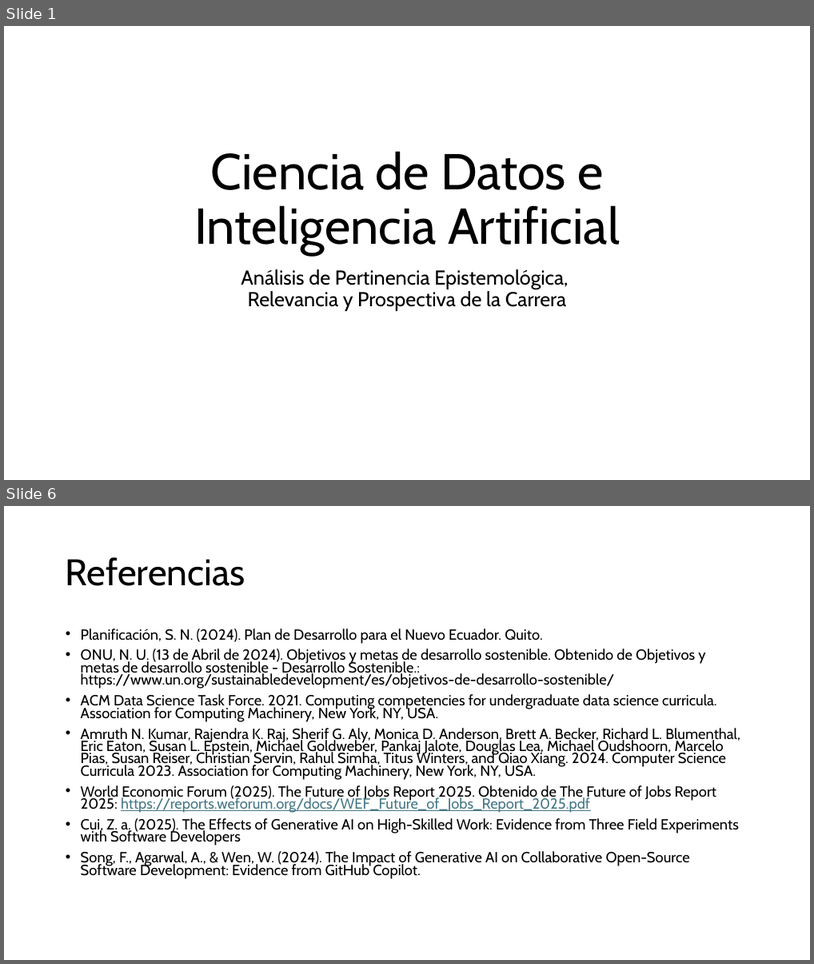
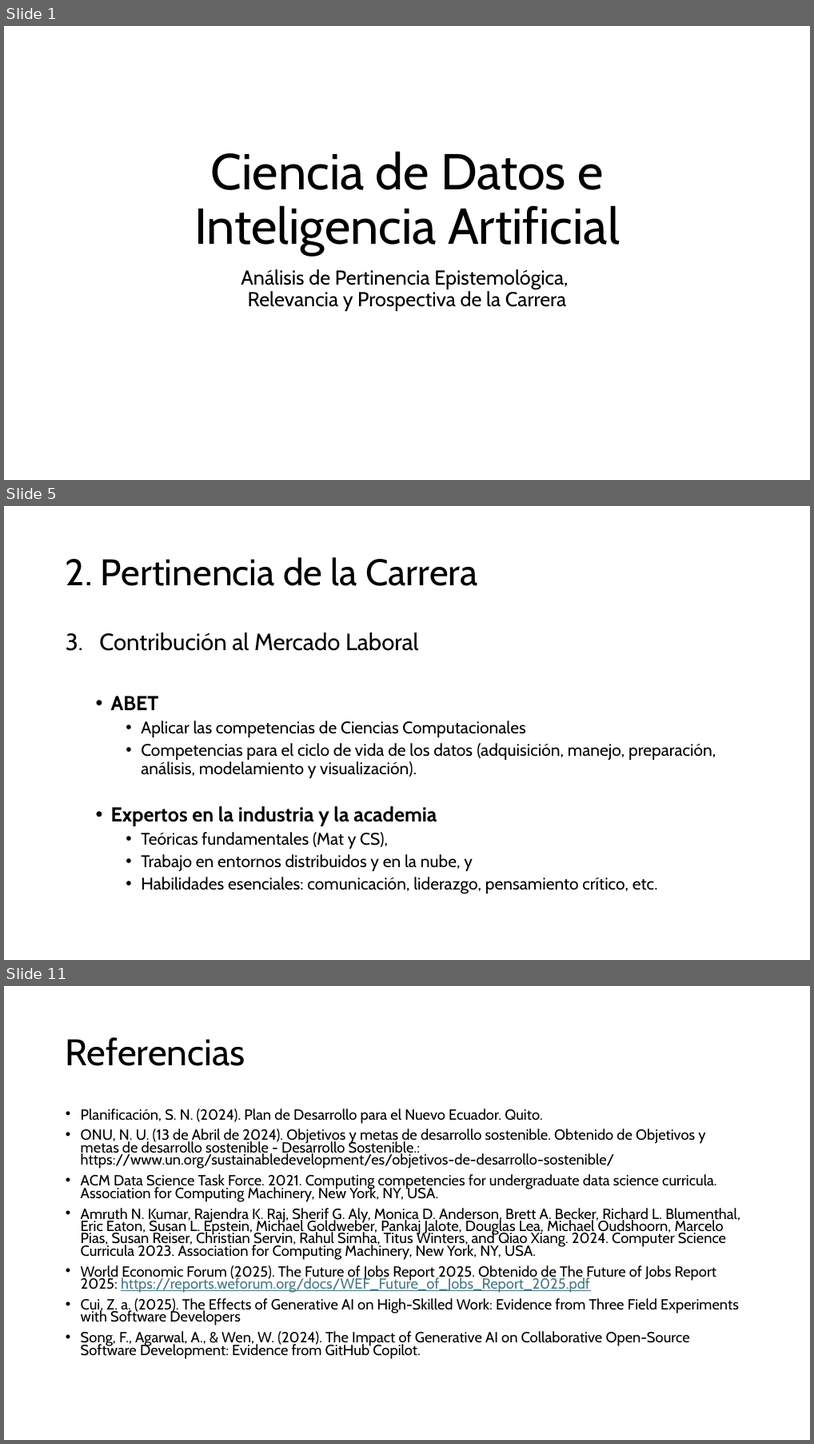
Before and after one commit to aavendan/cdia, a slide deck: 03 Presentación.pptx. Shown one above the other, each under a label of ours: slides 1 and 6 before the commit, slides 1, 5 and 11 after it; the slides between them are not shown. The pictures are 814x964 and 814x1444 pixels, drawn with LibreOffice and Linux fonts; fonts in the diff are those of the drawing. Boxes give left, top, right and bottom in pixels: in the first picture for what was removed or moved away, otherwise in the second. Text is boxed around its words. In the diff, an @@ line names an element or a change of style, - is before the commit and + after.

```diff
--- a/03 Presentación.pptx
+++ b/03 Presentación.pptx
@@ slide 5 added at box(4, 506, 810, 960), background #FFFFFF @@
@@ title added at box(66, 557, 478, 586), 44 pt, text #000000 @@
+2. Pertinencia de la Carrera
@@ text added at box(99, 632, 716, 894), 20 pt, text #000000 @@
+3. Contribución al Mercado Laboral
+  • ABET
+    • Aplicar las competencias de Ciencias Computacionales
+    • Competencias para el ciclo de vida de los datos (adquisición, manejo, preparación, análisis, modelamiento y visualización).
+  • Expertos en la industria y la academia
+    • Teóricas fundamentales (Mat y CS),
+    • Trabajo en entornos distribuidos y en la nube, y
+    • Habilidades esenciales: comunicación, liderazgo, pensamiento crítico, etc.
@@ what was slide 6 is now slide 11 @@
```
Also in this commit, not shown: 3 slides changed, 5 other slides added, 1 slide removed.
